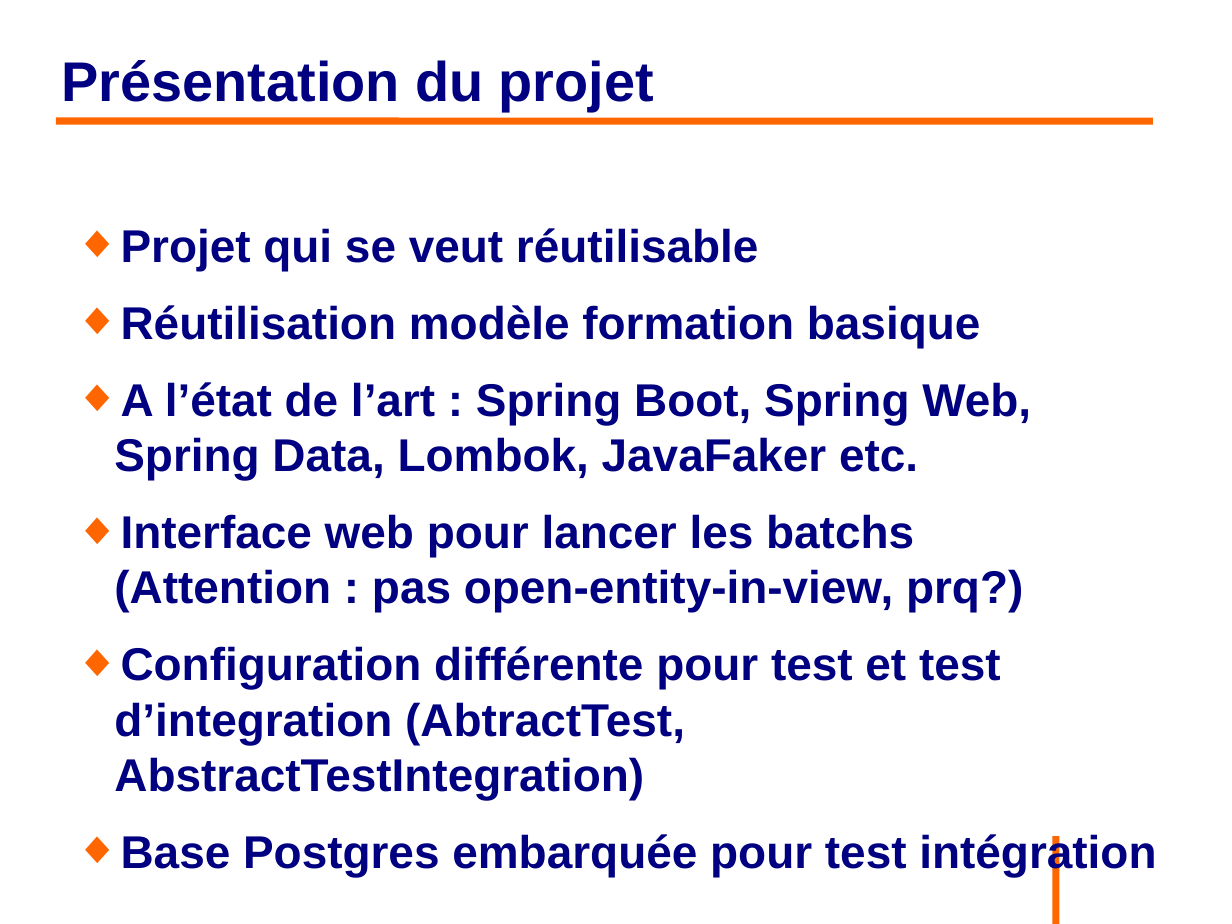
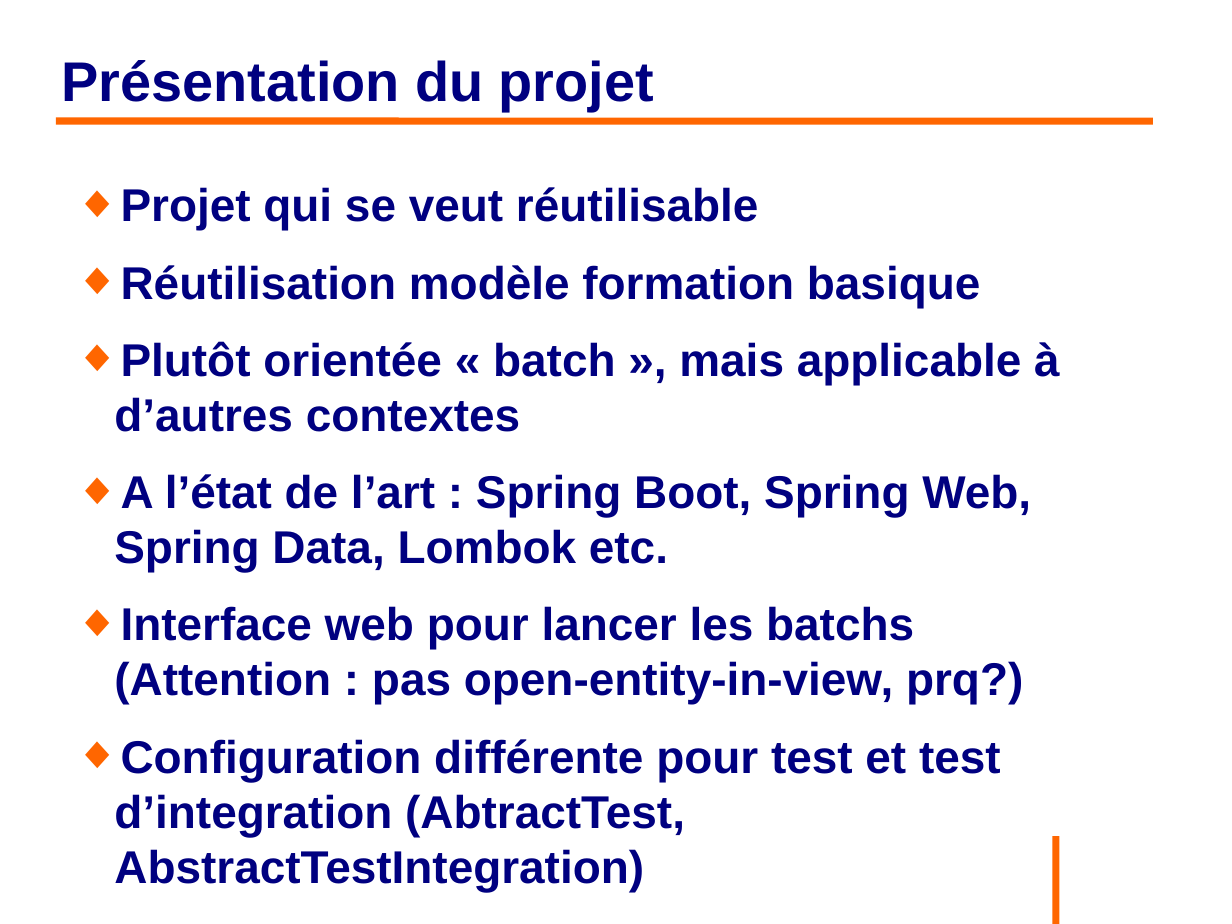
Before and after one commit to philphils/formation-hibernate-avancee, a slide deck: slide 7 of Documentation/diapo_formation_hibernate_avancee.odp. Drawn at 1232x924 pixels with LibreOffice and Linux fonts; fonts in the diff are those of the drawing; background and template pictures are left out. Boxes give left, top, right and bottom in pixels: in the first picture for what was removed or moved away, otherwise in the second. Text is boxed around its words. In the diff, an @@ line names an element or a change of style, - is before the commit and + after.

```diff
--- a/Documentation/diapo_formation_hibernate_avancee.odp
+++ b/Documentation/diapo_formation_hibernate_avancee.odp
@@ text "Projet qui se veut réutilisable": place and size @@
-text "Projet qui se veut réutilisable" at box(114, 228, 1156, 877)
+text "Projet qui se veut réutilisable" at box(114, 187, 1060, 781)
@@ text at box(114, 341, 1060, 572): text changed @@
-◆ A l’état de l’art : Spring Boot, Spring Web, Spring Data, Lombok, JavaFaker etc.
+◆ Plutôt orientée « batch », mais applicable à d’autres contextes
+◆ A l’état de l’art : Spring Boot, Spring Web, Spring Data, Lombok etc.
@@ text at box(121, 834, 1156, 877): paragraph removed @@
-◆ Base Postgres embarquée pour test intégration
```
Also in this commit, not shown: 8 other slides changed, 3 slides added.
